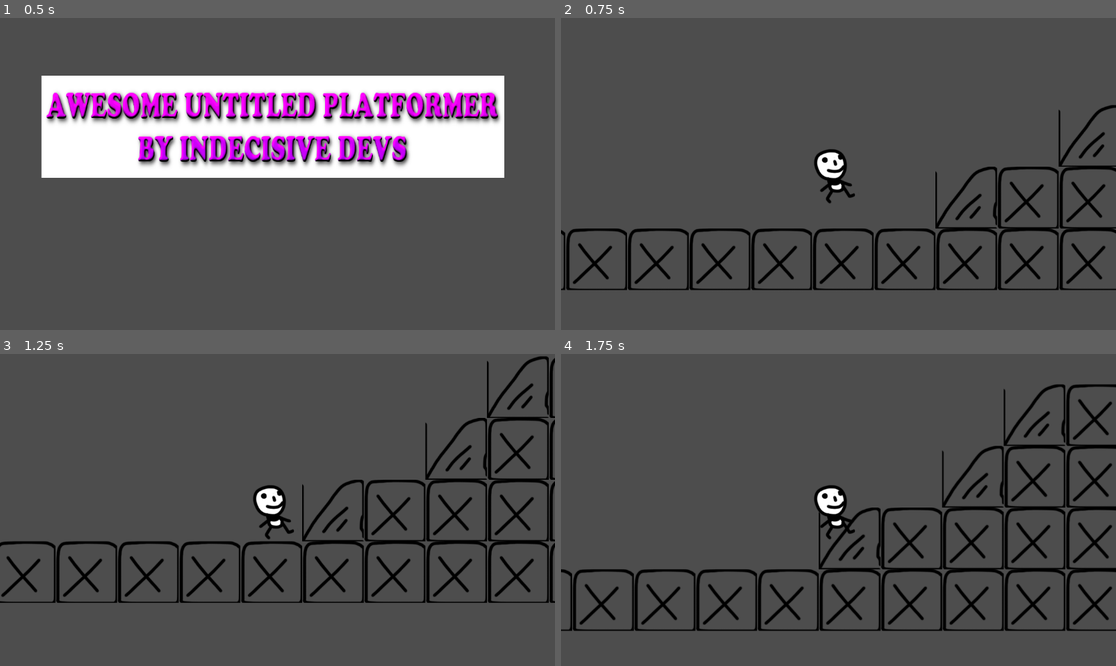
Above: before the commit, frames 1-4 (two rows, left to right).
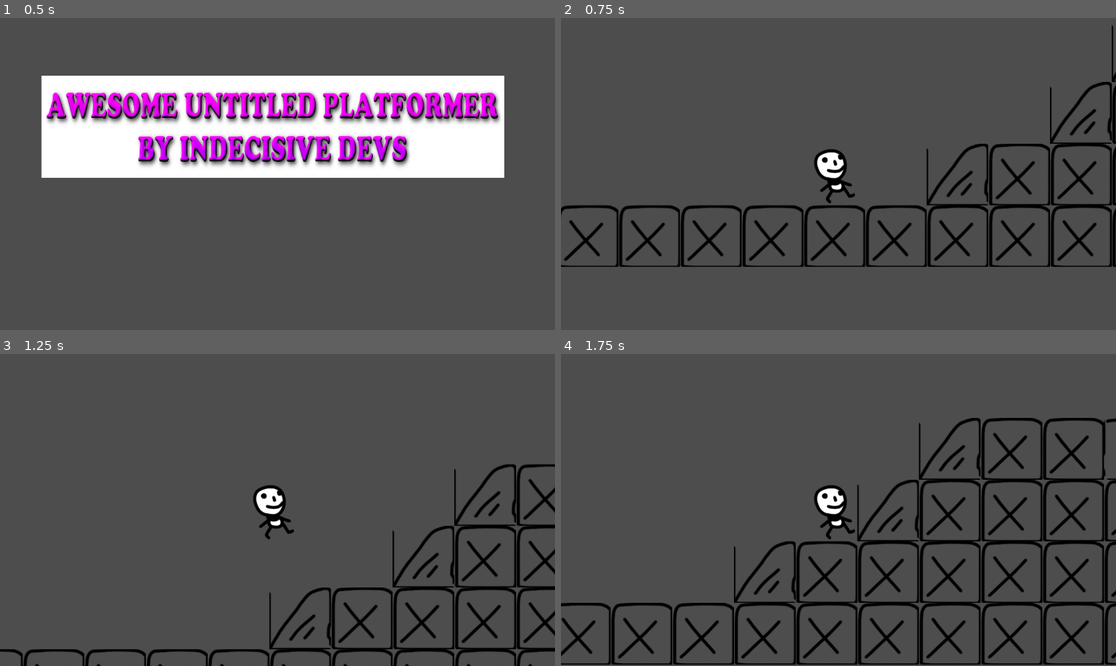
Above: after the commit, the same moments.

Repository: evilseanbot/hnsplatformer
Game: Godot game, scene res://Scenes/coollogo_com_11096818.tscn
Two runs of this game, one before a commit and one after it. Both use one fixed random seed, a clock stepped at 60 frames per second and the inputs below.
Inputs:
- Up to frame 1 (0.5 s): no input
- Up to frame 2 (0.75 s): tap Enter at 0.5 s; hold D (move_right) from 0.53 s (still down); tap Ctrl (pound, bound only after the commit) at 0.6 s
- Up to frame 3 (1.25 s): keep holding D (move_right); tap Space (jump, bound only after the commit) at 0.77, 0.8, 1.07 s
- Up to frame 4 (1.75 s): keep holding D (move_right); tap Space (jump, bound only after the commit) at 1.35, 1.52 s; tap Ctrl (pound, bound only after the commit) at 1.55 s

Frame 1 is identical in both runs. In frame 2, 12% of the frame differs, in the area x 0-100%, y 2-88%; in frame 3, 13%; in frame 4, 17%, in the area x 0-100%, y 9-100%.

Commit message:
add jump and pound

Diff:
--- a/holandshanaplatformer/PlayerController/PlayerController.gd
+++ b/holandshanaplatformer/PlayerController/PlayerController.gd
@@ -3,11 +3,15 @@
 func _physics_process(delta):
 	if not is_on_floor():
 		velocity.y += get_gravity().y * delta
+		if (Input.is_action_just_pressed("pound")):
+			velocity.y = 1500.0
+	elif (Input.is_action_just_pressed("jump")):
+		velocity.y = -700.0
 
 	var input_direction = Input.get_axis("move_left", "move_right")
 	if input_direction:
-		velocity.x = input_direction * 300.0
+		velocity.x = input_direction * 400.0
 	else:
-		velocity.x = move_toward(velocity.x, 0., 300)
+		velocity.x = move_toward(velocity.x, 0., 100)
 
 	move_and_slide()
--- a/holandshanaplatformer/Scenes/Main.tscn
+++ b/holandshanaplatformer/Scenes/Main.tscn
@@ -11,6 +11,7 @@
 [node name="Node2D" type="Node2D"]
 
 [node name="CharacterBody2D" type="CharacterBody2D" parent="."]
+floor_stop_on_slope = false
 script = ExtResource("1_kln2b")
 
 [node name="CollisionShape2D" type="CollisionShape2D" parent="CharacterBody2D"]
--- a/holandshanaplatformer/project.godot
+++ b/holandshanaplatformer/project.godot
@@ -29,3 +29,13 @@
 , Object(InputEventKey,"resource_local_to_scene":false,"resource_name":"","device":-1,"window_id":0,"alt_pressed":false …(186 unchanged characters)…
 ]
 }
+jump={
+"deadzone": 0.2,
+"events": [Object(InputEventKey,"resource_local_to_scene":false,"resource_name":"","device":-1,"window_id":0,"alt_pressed":false,"shift_pressed":false,"ctrl_pressed":false,"meta_pressed":false,"pressed":false,"keycode":0,"physical_keycode":32,"key_label":0,"unicode":32,"location":0,"echo":false,"script":null)
+]
+}
+pound={
+"deadzone": 0.2,
+"events": [Object(InputEventKey,"resource_local_to_scene":false,"resource_name":"","device":-1,"window_id":0,"alt_pressed":false,"shift_pressed":false,"ctrl_pressed":false,"meta_pressed":false,"pressed":false,"keycode":0,"physical_keycode":4194326,"key_label":0,"unicode":0,"location":0,"echo":false,"script":null)
+]
+}
